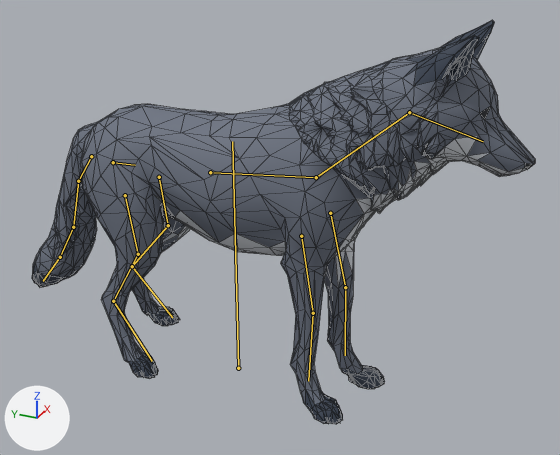
The glTF model packages/client/public/models/wolf.glb as it was, and as the next commit left it.
Both versions are drawn from a 50 mm camera at (-2.59, -1.37, 2.0) aimed at (0.07, -0.18, 0.67). The axes (+X, +Y, +Z) are drawn at lower left. The lights are the same throughout. The older version comes first. Both versions are drawn at frame 2 of the action 'jump'; the numbers are the values there. The bones that change, and the others that lie on the model, are drawn over the model as lines. Mesh edges are drawn as thin lines.

Objects in the first picture: 'wolf'.
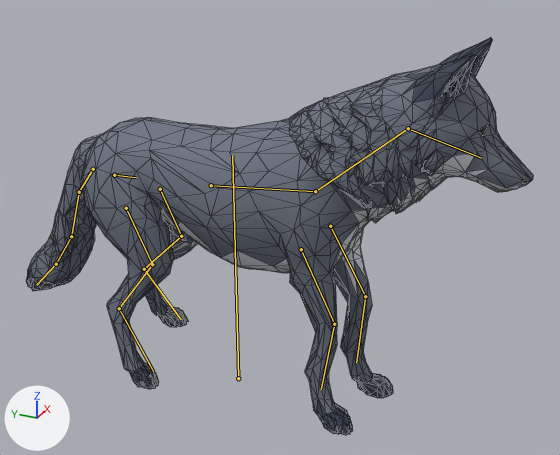
Boxes [x1, y1, x2, y2] around the edits, measured in the pictures (560 x 455 px):
```json
{"object": "wolf", "change": "posed", "before": [32, 20, 535, 424], "after": [26, 37, 533, 435]}
{"bone": "root", "before": "(238, 368) to (232, 141)", "after": "(238, 378) to (232, 155)"}
{"bone": "frontupper.L", "before": "(301, 236) to (313, 313)", "after": "(301, 249) to (334, 324)"}
{"bone": "frontlower.L", "before": "(313, 313) to (308, 381)", "after": "(334, 324) to (321, 389)"}
{"bone": "frontupper.R", "before": "(330, 213) to (345, 287)", "after": "(330, 226) to (365, 296)"}
{"bone": "frontlower.R", "before": "(345, 287) to (345, 355)", "after": "(365, 296) to (356, 362)"}
{"bone": "tail.1", "before": "(91, 156) to (78, 181)", "after": "(93, 169) to (79, 192)"}
{"bone": "tail.2", "before": "(78, 181) to (73, 227)", "after": "(79, 192) to (71, 236)"}
{"bone": "backupper.L", "before": "(125, 195) to (138, 254)", "after": "(126, 208) to (152, 264)"}
{"bone": "backlower.L", "before": "(138, 254) to (113, 301)", "after": "(152, 264) to (119, 308)"}
{"bone": "backupper.R", "before": "(159, 177) to (168, 225)", "after": "(160, 189) to (181, 236)"}
{"bone": "backlower.R", "before": "(168, 225) to (132, 266)", "after": "(181, 236) to (144, 269)"}
```

Scene script edits in JSON lines:
```json
{"block": "bone_root", "where": "bone_root = bpy.data.objects['wolf_rig'].pose.bones['root']"}
{"op": "set", "path": "bone_root.location", "old": "(0.0, -0.031, 0.0)", "new": "(0.0, -0.089, 0.0)"}
{"block": "bone_frontupper_l", "where": "bone_frontupper_l = bpy.data.objects['wolf_rig'].pose.bones['frontupper.L']  # child of 'spine'"}
{"op": "set", "path": "bone_frontupper_l.rotation_quaternion", "old": "(0.997, 0.076, 0.0, 0.0)", "new": "(0.976, 0.218, 0.0, 0.0)", "note": "degrees (9, 0, 0) -> degrees (25, 0, 0)"}
{"block": "bone_frontlower_l", "where": "bone_frontlower_l = bpy.data.objects['wolf_rig'].pose.bones['frontlower.L']  # child of 'frontupper.L'"}
{"op": "set", "path": "bone_frontlower_l.rotation_quaternion", "old": "(0.995, -0.103, 0.0, 0.0)", "new": "(0.956, -0.294, 0.0, 0.0)", "note": "degrees (-12, 0, 0) -> degrees (-34, 0, 0)"}
{"block": "bone_frontupper_r", "where": "bone_frontupper_r = bpy.data.objects['wolf_rig'].pose.bones['frontupper.R']  # child of 'spine'"}
{"op": "set", "path": "bone_frontupper_r.rotation_quaternion", "old": "(0.997, 0.076, 0.0, 0.0)", "new": "(0.976, 0.218, 0.0, 0.0)", "note": "degrees (9, 0, 0) -> degrees (25, 0, 0)"}
{"block": "bone_frontlower_r", "where": "bone_frontlower_r = bpy.data.objects['wolf_rig'].pose.bones['frontlower.R']  # child of 'frontupper.R'"}
{"op": "set", "path": "bone_frontlower_r.rotation_quaternion", "old": "(0.995, -0.103, 0.0, 0.0)", "new": "(0.956, -0.294, 0.0, 0.0)", "note": "degrees (-12, 0, 0) -> degrees (-34, 0, 0)"}
{"block": "bone_tail_1", "where": "bone_tail_1 = bpy.data.objects['wolf_rig'].pose.bones['tail.1']  # child of 'hips'"}
{"op": "set", "path": "bone_tail_1.rotation_quaternion", "old": "(1.0, -0.007, 0.0, 0.0)", "new": "(1.0, -0.027, 0.0, 0.0)", "note": "degrees (-1, 0, 0) -> degrees (-3, 0, 0)"}
{"block": "bone_tail_2", "where": "bone_tail_2 = bpy.data.objects['wolf_rig'].pose.bones['tail.2']  # child of 'tail.1'"}
{"op": "set", "path": "bone_tail_2.rotation_quaternion", "old": "(1.0, -0.004, 0.0, 0.0)", "new": "(1.0, -0.014, 0.0, 0.0)", "note": "degrees (0, 0, 0) -> degrees (-2, 0, 0)"}
{"block": "bone_backupper_l", "where": "bone_backupper_l = bpy.data.objects['wolf_rig'].pose.bones['backupper.L']  # child of 'hips'"}
{"op": "set", "path": "bone_backupper_l.rotation_quaternion", "old": "(0.997, 0.076, 0.0, 0.0)", "new": "(0.976, 0.218, 0.0, 0.0)", "note": "degrees (9, 0, 0) -> degrees (25, 0, 0)"}
{"block": "bone_backlower_l", "where": "bone_backlower_l = bpy.data.objects['wolf_rig'].pose.bones['backlower.L']  # child of 'backupper.L'"}
{"op": "set", "path": "bone_backlower_l.rotation_quaternion", "old": "(0.995, -0.103, 0.0, 0.0)", "new": "(0.956, -0.294, 0.0, 0.0)", "note": "degrees (-12, 0, 0) -> degrees (-34, 0, 0)"}
{"block": "bone_backupper_r", "where": "bone_backupper_r = bpy.data.objects['wolf_rig'].pose.bones['backupper.R']  # child of 'hips'"}
{"op": "set", "path": "bone_backupper_r.rotation_quaternion", "old": "(0.997, 0.076, 0.0, 0.0)", "new": "(0.976, 0.218, 0.0, 0.0)", "note": "degrees (9, 0, 0) -> degrees (25, 0, 0)"}
{"block": "bone_backlower_r", "where": "bone_backlower_r = bpy.data.objects['wolf_rig'].pose.bones['backlower.R']  # child of 'backupper.R'"}
{"op": "set", "path": "bone_backlower_r.rotation_quaternion", "old": "(0.995, -0.103, 0.0, 0.0)", "new": "(0.956, -0.294, 0.0, 0.0)", "note": "degrees (-12, 0, 0) -> degrees (-34, 0, 0)"}
```
